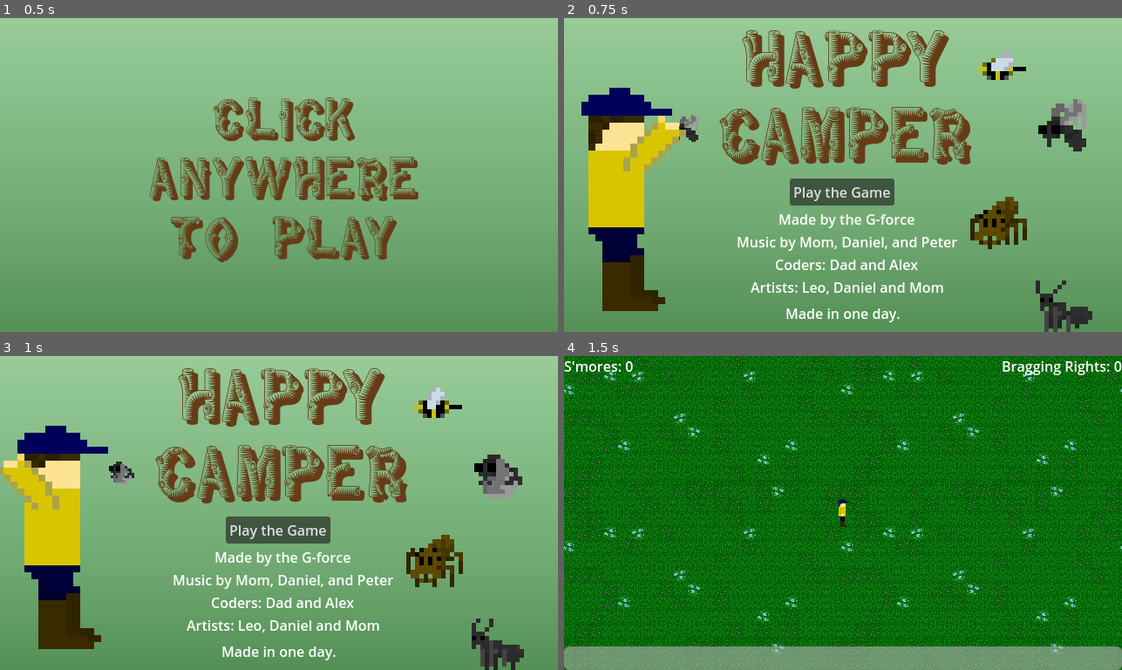
Above: before the commit, frames 1-4 (two rows, left to right).
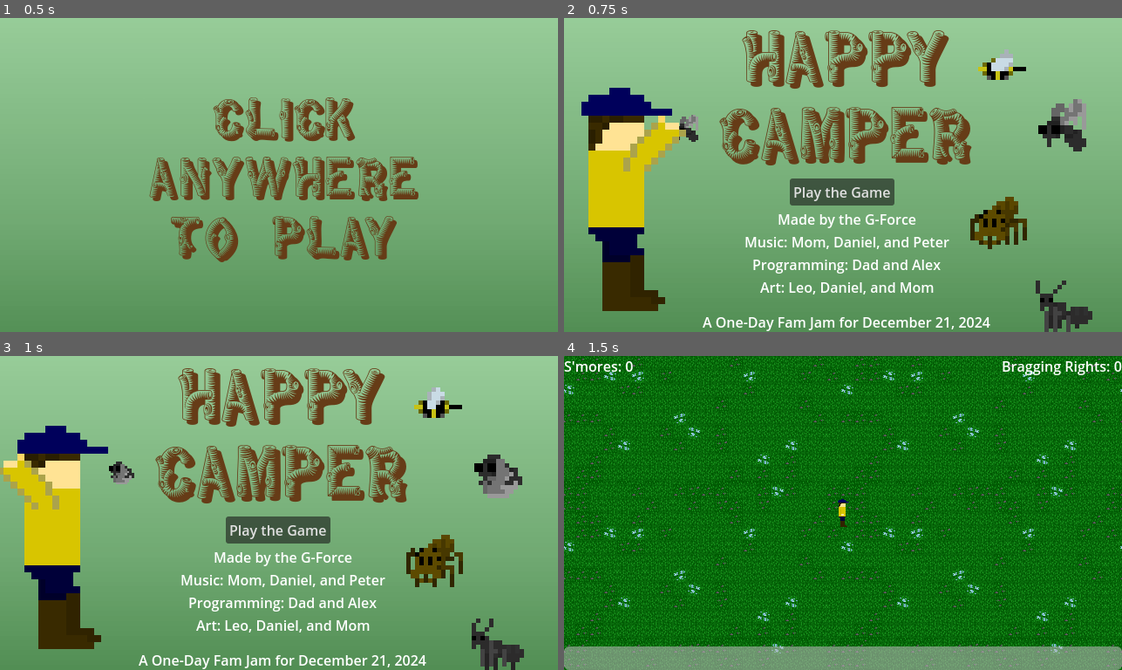
Above: after the commit, the same moments.

Repository: the-g-force/happy-camper
Game: Godot game, scene res://menu/splashscreen.tscn
The game is run twice, just before and just after one commit, with the same random seed, the same clock (stepped at 60 frames per second) and the same inputs.
Inputs:
- Up to frame 1 (0.5 s): no input
- Up to frame 2 (0.75 s): tap Enter at 0.5 s; hold Right (right) from 0.53 s (still down); tap ` (gain_smore) at 0.6 s
- Up to frame 3 (1 s): keep holding Right (right)
- Up to frame 4 (1.5 s): release Right (right) at 1.25 s; click "Play the Game" at 1.25 s

Frame 1 is identical in both runs. In frame 2, 3.5% of the frame differs, in the area x 24-77%, y 62-100%; in frame 3, 3.5%; in frame 4, nothing differs.

Commit message:
Fix non-parallel constructions in the text

Diff:
--- a/project/menu/main_menu.tscn
+++ b/project/menu/main_menu.tscn
@@ -143,16 +143,13 @@
 grow_vertical = 2
 script = ExtResource("1_kc27n")
 
-[node name="ColorRect" type="ColorRect" parent="."]
-layout_mode = 0
-offset_right = 650.0
-offset_bottom = 371.0
-color = Color(0.592, 0.8, 0.598933, 1)
-
-[node name="TextureRect" type="TextureRect" parent="ColorRect"]
-layout_mode = 0
-offset_right = 662.0
-offset_bottom = 370.0
+[node name="TextureRect" type="TextureRect" parent="."]
+layout_mode = 1
+anchors_preset = 15
+anchor_right = 1.0
+anchor_bottom = 1.0
+grow_horizontal = 2
+grow_vertical = 2
 texture = SubResource("GradientTexture2D_2w6hg")
 
 [node name="PlayButton" type="Button" parent="."]
@@ -233,20 +230,20 @@
 offset_top = 219.0
 offset_right = 454.0
 offset_bottom = 320.0
-text = "Made by the G-force
-Music by Mom, Daniel, and Peter
-Coders: Dad and Alex
-Artists: Leo, Daniel and Mom"
+text = "Made by the G-Force
+Music: Mom, Daniel, and Peter
+Programming: Dad and Alex
+Art: Leo, Daniel, and Mom"
 horizontal_alignment = 1
 vertical_alignment = 1
 
 [node name="Label3" type="Label" parent="."]
 layout_mode = 0
-offset_left = 254.0
-offset_top = 327.0
-offset_right = 390.0
-offset_bottom = 350.0
-text = "Made in one day. "
+offset_left = 159.0
+offset_top = 337.0
+offset_right = 489.0
+offset_bottom = 386.0
+text = "A One-Day Fam Jam for December 21, 2024"
 horizontal_alignment = 1
 
 [connection signal="pressed" from="PlayButton" to="." method="_on_play_button_pressed"]
